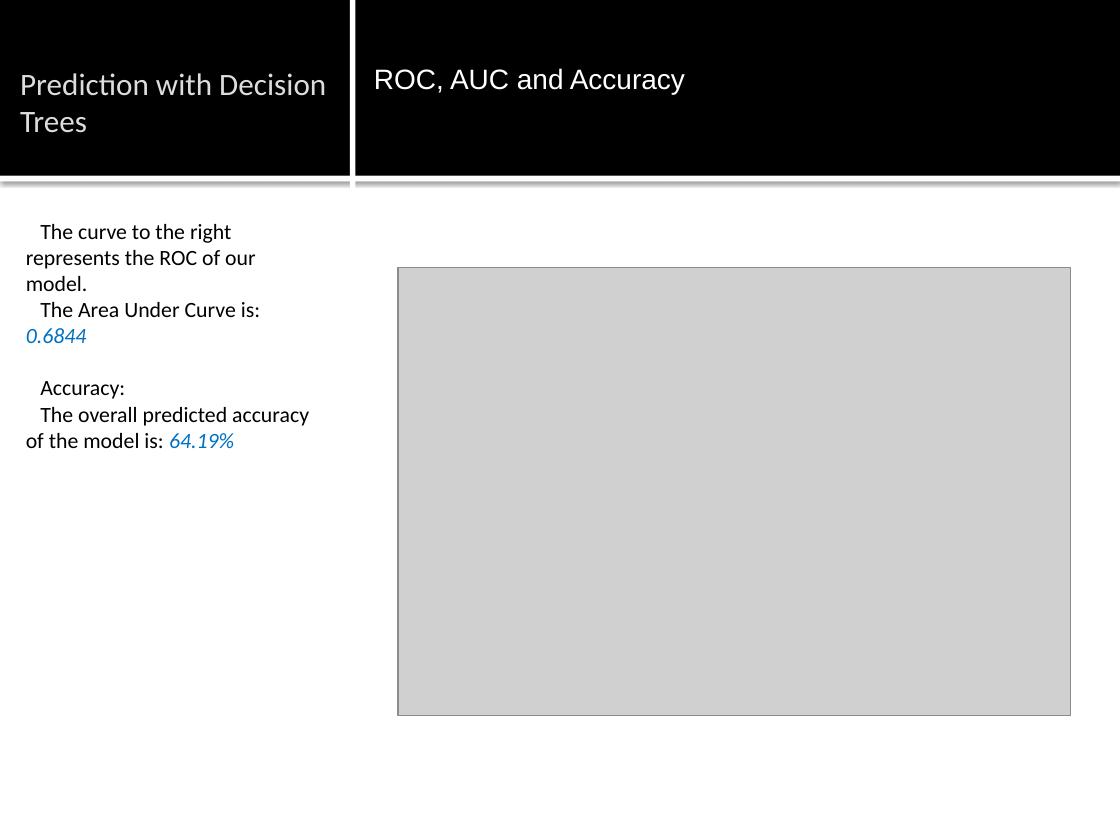
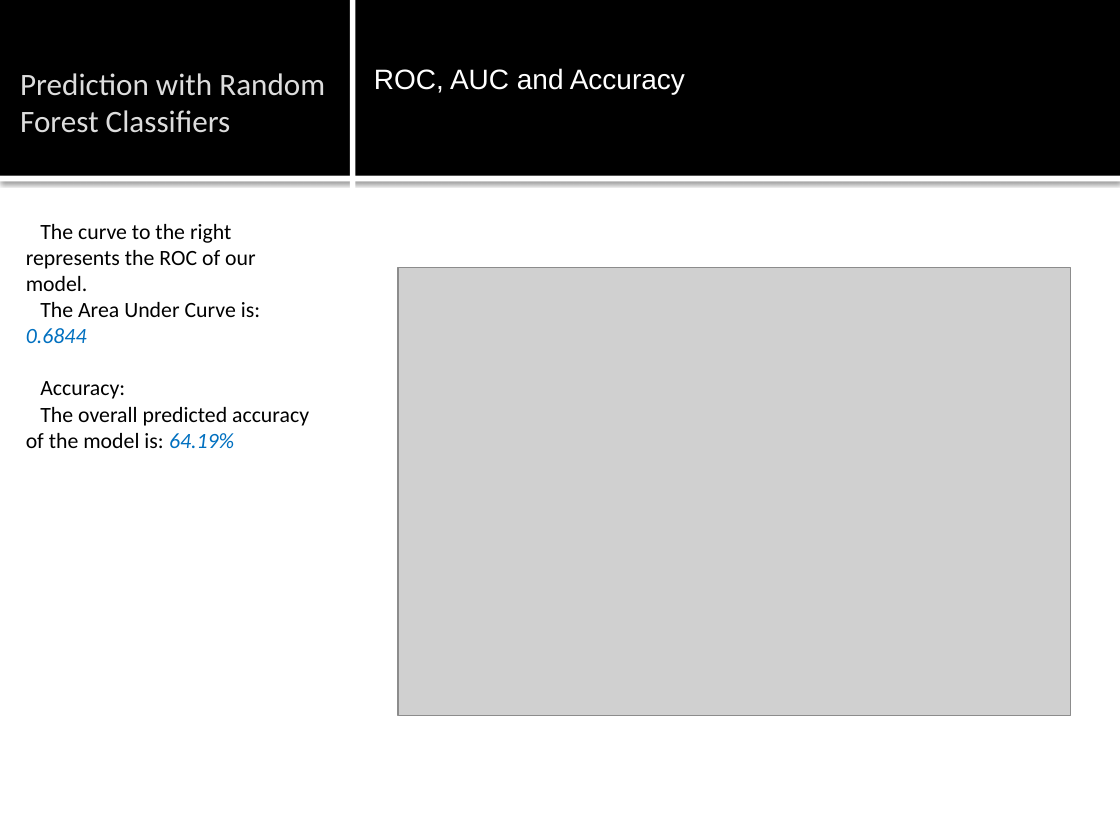
Before and after one commit to TarazGr/FDS-Final, a slide deck: slide 31 of Prova.pptx (slide 30 before the commit). Drawn at 1120x840 pixels with LibreOffice and Linux fonts; fonts in the diff are those of the drawing; grey boxes stand for pictures. Boxes give left, top, right and bottom in pixels: in the first picture for what was removed or moved away, otherwise in the second. Text is boxed around its words. In the diff, an @@ line names an element or a change of style, - is before the commit and + after.

```diff
--- a/Prova.pptx
+++ b/Prova.pptx
@@ title at (20, 73, 325, 133): text changed @@
-Prediction with Decision Trees
+Prediction with Random Forest Classifiers
```
Also in this commit, not shown: 2 other slides changed, 3 slides added, 5 other files.
